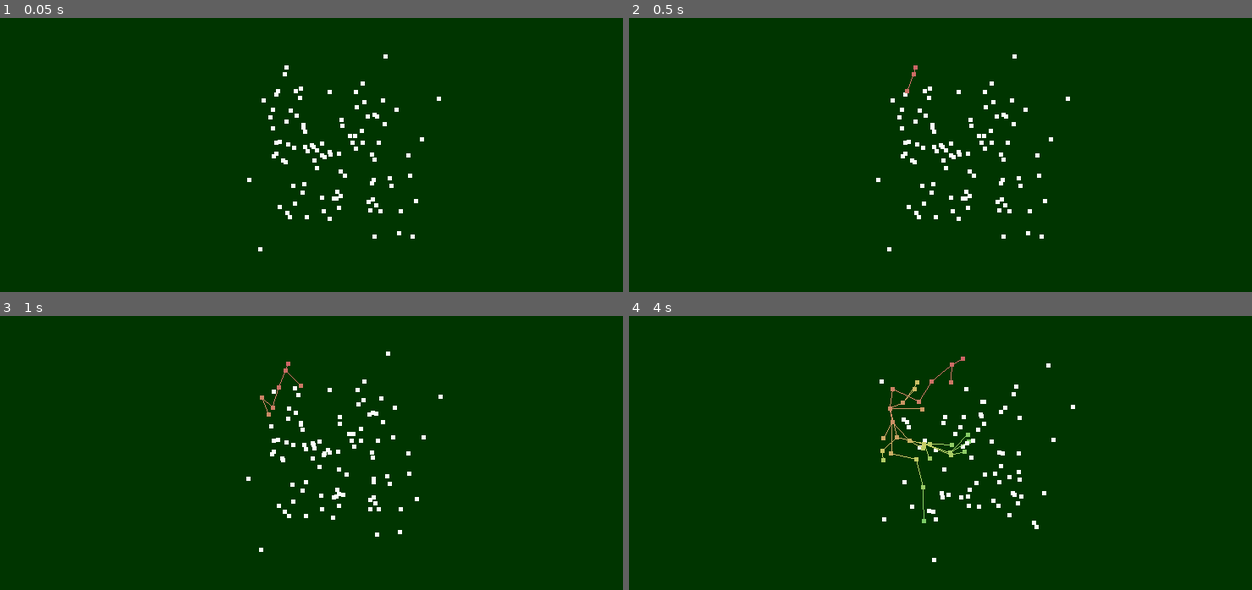
Above: before the commit, frames 1-4 (two rows, left to right).
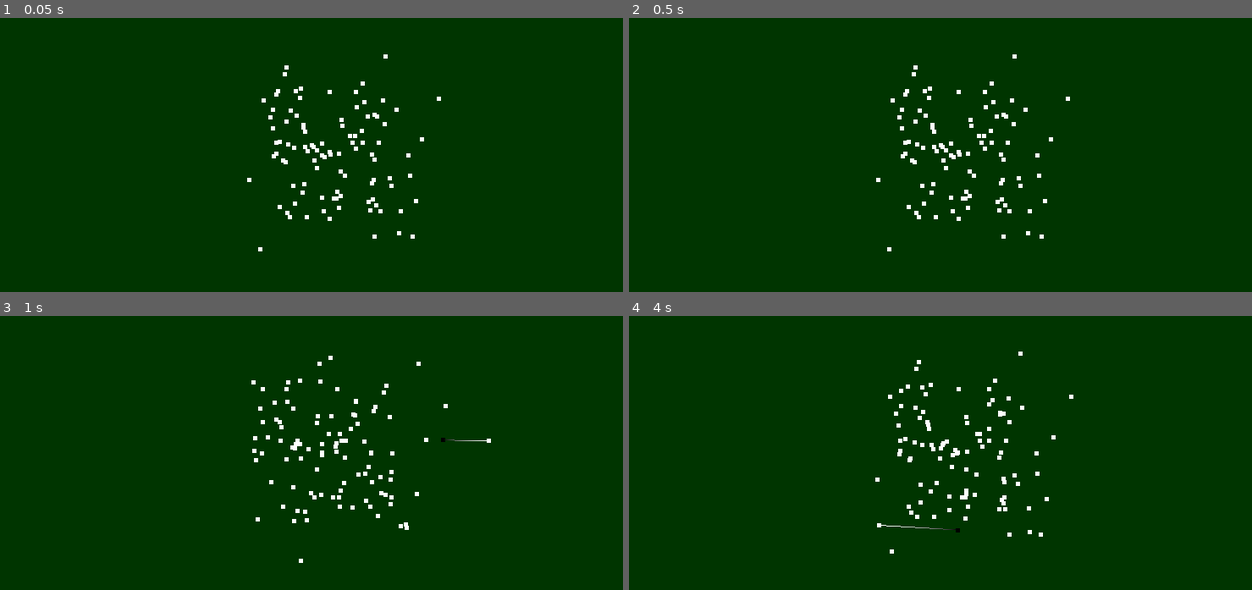
Above: after the commit, the same moments.

Repository: Homshnogen/Unit-Disk-Graph-3D
Game: Godot game, scene res://main.tscn
Two runs of this game, one before a commit and one after it. Both use one fixed random seed, a clock stepped at 60 frames per second and the inputs below.
Inputs (mouse positions are in pixels of both pictures, inside the frame that each line leads up to):
- Up to frame 1 (0.05 s): no input
- Up to frame 2 (0.5 s): no input
- Up to frame 3 (1 s): tap Enter at 0.5 s; move the mouse to (485, 436) at 0.52 s; hold W (toggle_camera) from 0.53 s (still down); tap Q (action1, bound only before the commit) at 0.6 s
- Up to frame 4 (4 s): move the mouse to (834, 474) at 1.27 s; release W (toggle_camera) at 1.28 s; tap W (toggle_camera) at 1.35 s; tap Q (action1, bound only before the commit) at 1.55, 2.1, 3.05 s; move the mouse to (1033, 373) at 2.02 s; hold W (toggle_camera) 2.03-2.78 s; move the mouse to (934, 532) at 2.77 s; click (934, 532) at 2.85 s; move the mouse to (1171, 513) at 3.52 s; hold W (toggle_camera) from 3.53 s (still down)

Frame 1 is identical in both runs. In frame 2, less than 0.1% of the frame differs, in the area x 44-47%, y 17-28%; in frame 3, 1.9%; in frame 4, 2.1%, in the area x 39-72%, y 12-90%.

Commit message:
added cariables for time control

Diff:
--- a/GimbalCamera.gd
+++ b/GimbalCamera.gd
@@ -7,6 +7,7 @@
 var Poses : Array[Node3D]
 var active_pose : int
 var camera : Camera3D
+var place_hint : MeshInstance3D
 # Called when the node enters the scene tree for the first time.
 func _ready():
 	active_pose = 0
@@ -16,8 +17,8 @@
 
 # Called every frame. 'delta' is the elapsed time since the previous frame.
 func _process(delta):
-	camera.transform = camera.transform.interpolate_with(Poses[active_pose].transform, 0.1)
-	pass
+	var tf := 1.0 - pow(0.01, delta) # 1 -> 0.99
+	camera.transform = camera.transform.interpolate_with(Poses[active_pose].transform, tf)
 
 func _input(event):
 	if event is InputEventScreenDrag:
@@ -29,8 +30,30 @@
 		var relative = event.relative
 		rotate_camera(relative.x / 180)
 		elevate_camera(relative.y / 180)
-	elif Input.is_action_pressed("toggle_camera"):
+	elif Input.is_action_just_pressed("toggle_camera"):
 		active_pose = 1-active_pose
+	elif (Input.is_action_just_pressed("place_point")) :
+		var mouse := get_viewport().get_mouse_position()
+		var array_mesh = ArrayMesh.new()
+		var arrs = []
+		arrs.resize(Mesh.ARRAY_MAX)
+		var vertices : PackedVector3Array = [camera.project_position(mouse, 1), camera.project_position(mouse, 2)]
+		var colors : PackedColorArray = [Color.WHITE, Color.BLACK]
+		var lines : PackedInt32Array = [0, 1]
+		arrs[Mesh.ARRAY_VERTEX] = vertices
+		arrs[Mesh.ARRAY_COLOR] = colors
+		array_mesh.add_surface_from_arrays(PrimitiveMesh.PRIMITIVE_POINTS, arrs)
+		arrs[Mesh.ARRAY_INDEX] = lines
+		array_mesh.add_surface_from_arrays(PrimitiveMesh.PRIMITIVE_LINES, arrs)
+
+		var mesh_instance = MeshInstance3D.new()
+		mesh_instance.mesh = array_mesh
+		mesh_instance.set_surface_override_material(0, ResourceLoader.load("res://point_material.tres", "Material") as Material)
+		mesh_instance.set_surface_override_material(1, ResourceLoader.load("res://line_material.tres", "Material") as Material)
+		if place_hint :
+			place_hint.queue_free()
+		add_child(mesh_instance)
+		place_hint = mesh_instance
 	pass
 
 func rotate_camera(angle : float):
--- a/PointCloud.gd
+++ b/PointCloud.gd
@@ -30,17 +30,26 @@
 	if (Input.is_action_just_pressed("reset_points") and event is InputEventKey) :
 		reset_points()
 		bfs_reset()
-	elif (Input.is_action_just_pressed("action1")) :
-		vertices[0] = scalef*( Vector3(randf(),randf(),randf()) - Vector3(0.5,0.5,0.5) )
-		update_mesh()
 
 var compound_time := 0.0
+# maybe make this into enum state (paused, auto, instant)
+var bfs_paused := true
+var bfs_speed := 0.00
+var bfs_instant := false
 func _process(delta):
-	compound_time += delta
-	if (compound_time >= 0.125) :
-		compound_time -= 0.125
-		bfs_next.emit()
-		update_mesh()
+	if bfs_instant :
+		if (bfs_state.running) :
+			while (bfs_state.running) :
+				bfs_next.emit()
+			update_mesh()
+	else :
+		if !bfs_paused  :
+			compound_time += delta
+			if (compound_time >= bfs_speed) :
+				compound_time -= bfs_speed
+				bfs_next.emit()
+				update_mesh()
+
 
 func bfs_reset(): # handles instances of bfs call memory
 	bfs_state.running = false
@@ -144,13 +153,15 @@
 	arrs[Mesh.ARRAY_VERTEX] = vertices
 	arrs[Mesh.ARRAY_COLOR] = colors
 	array_mesh.add_surface_from_arrays(PrimitiveMesh.PRIMITIVE_POINTS, arrs)
-	arrs[Mesh.ARRAY_INDEX] = lines
-	array_mesh.add_surface_from_arrays(PrimitiveMesh.PRIMITIVE_LINES, arrs)
+	if (lines.size() > 0) :
+		arrs[Mesh.ARRAY_INDEX] = lines
+		array_mesh.add_surface_from_arrays(PrimitiveMesh.PRIMITIVE_LINES, arrs)
 
 	mesh_instance = MeshInstance3D.new()
 	mesh_instance.mesh = array_mesh
 	mesh_instance.set_surface_override_material(0, point_material)
-	mesh_instance.set_surface_override_material(1, line_material)
+	if (lines.size() > 0) :
+		mesh_instance.set_surface_override_material(1, line_material)
 	add_child(mesh_instance)
 
 func reset_points():
--- a/project.godot
+++ b/project.godot
@@ -27,7 +27,7 @@
 "events": [Object(InputEventKey,"resource_local_to_scene":false,"resource_name":"","device":-1,"window_id":0,"alt_pressed":false,"shift_pressed":false,"ctrl_pressed":false,"meta_pressed":false,"pressed":false,"keycode":0,"physical_keycode":82,"key_label":0,"unicode":114,"echo":false,"script":null)
 ]
 }
-action1={
+place_point={
 "deadzone": 0.5,
 "events": [Object(InputEventKey,"resource_local_to_scene":false,"resource_name":"","device":-1,"window_id":0,"alt_pressed":false,"shift_pressed":false,"ctrl_pressed":false,"meta_pressed":false,"pressed":false,"keycode":0,"physical_keycode":81,"key_label":0,"unicode":113,"echo":false,"script":null)
 ]
